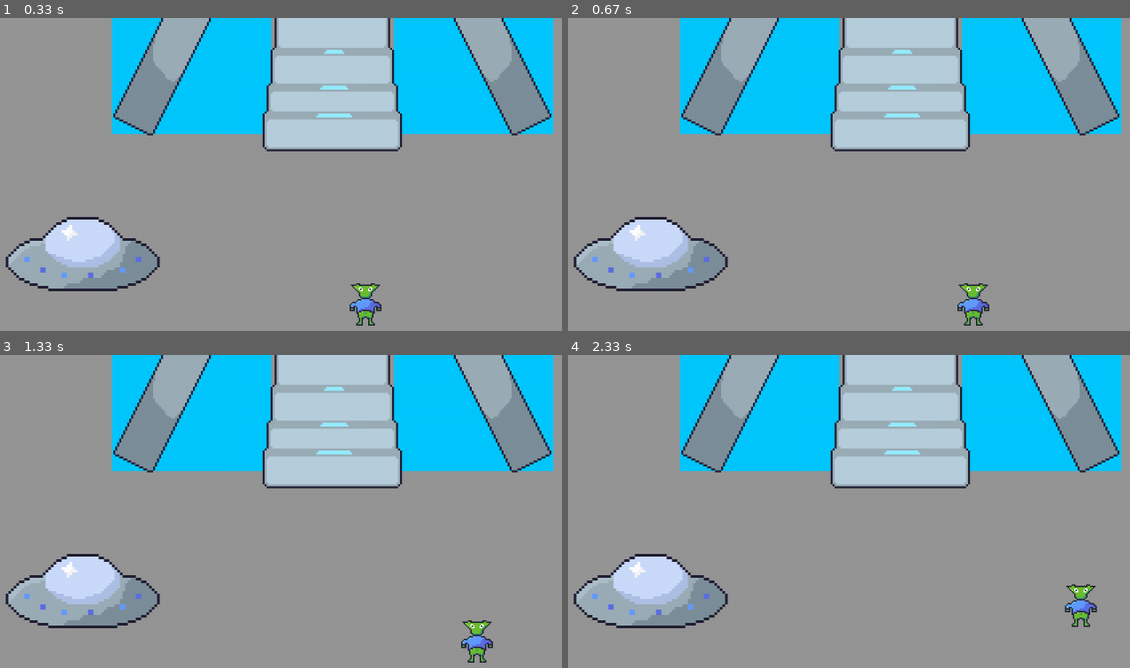
Above: before the commit, frames 1-4 (two rows, left to right).
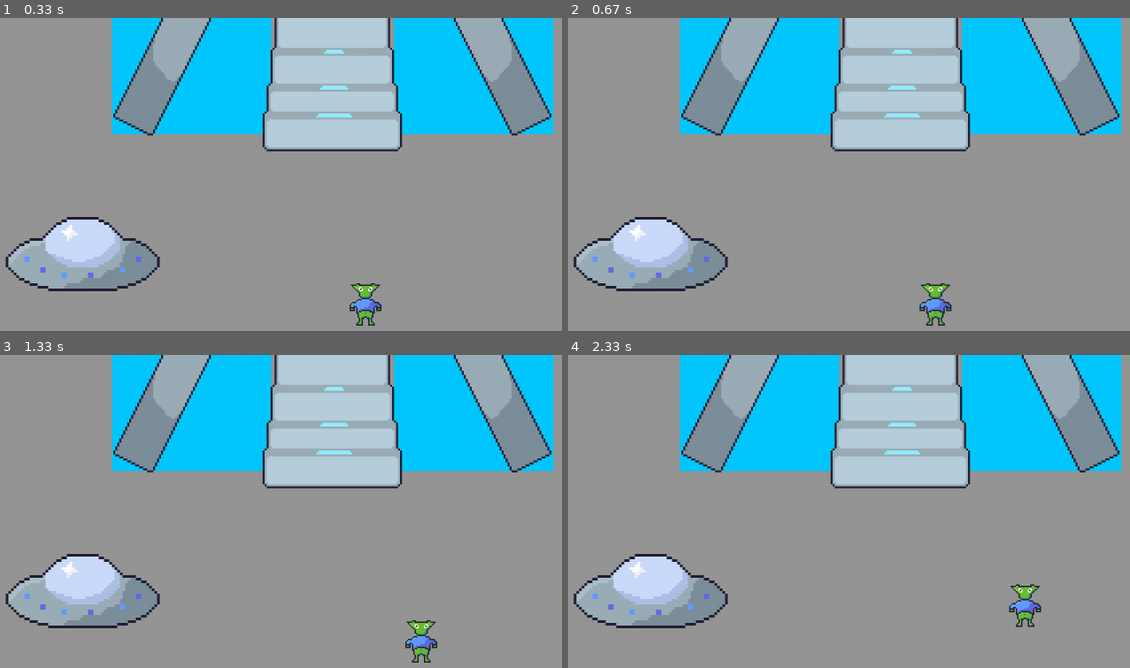
Above: after the commit, the same moments.

Repository: pixl0u/PyGame-spill
Game: pygame game, started from bevegelse.py
Same seed, same stepped clock (60 frames per second), same inputs: the game is played once before the commit and once after it.
Inputs:
- Up to frame 1 (0.33 s): no input
- Up to frame 2 (0.67 s): hold K from 0.33 s (still down); hold D from 0.33 s (still down)
- Up to frame 3 (1.33 s): release K at 0.8 s; release D at 0.8 s; hold D 0.83-1.3 s
- Up to frame 4 (2.33 s): hold W 1.33-1.63 s; hold D 1.67-2.13 s; hold A from 2.17 s (still down)

Frame 1 is identical in both runs. In frame 2, 1.0% of the frame differs, in the area x 62-75%, y 84-99%; in frame 3, 0.9%; in frame 4, 1.0%.

Commit message:
merget sammen alle i bevegelse og lagde classes til deg og fiendene

Diff:
--- a/bevegelse.py
+++ b/bevegelse.py
@@ -72,12 +72,48 @@
             and self.rect.collidepoint(event.pos)
         )
 
+class human:
+    def __init__(self,name,move1,move2,move3,move4,phealth,image):
+        self.name = name
+        self.move1 = move1
+        self.move2 = move2
+        self.move3 = move3
+        self.move4 = move4
+        self.phealth = phealth
+        self.image =  pygame.image.load(image)
+
+class enemy:
+    def __init__(self,name,damage,ehealth,image):
+        self.name = name
+        self.damage = damage
+        self.ehealth = ehealth
+        self.image =  pygame.image.load(image)
+
+
+enemys = [
+    enemy('buff',20,225,'images/enemybuff.png'),
+    enemy('fat',20,225,'images/enemyfat.png'),
+    enemy('human',20,225,'images/enemyhuman.png'),
+    enemy('mutant',20,225,'images/enemymutant.png'),
+    enemy('slim',20,225,'images/enemyslim.png')
+]
+
+humans = [
+    human('cow','Milksplash','Moo','Blind','Drink milk',125,'images/humancow.png'),
+    human('suit','Moneyspread','Bag throw','Punch','Block',175,'images/humansuit.png'),
+    human('nerd','Fall down','Super jump','Dodge','Power up',150,'images/human2.png'),
+    human('hoodie','Stab','Slash','Punch','Hide',225,'images/humanhoodie.png'),
+    human('fire','Axe chop','Slash','Fireball','Block',250,'images/humanfire.png'),
+    human('human','Punch','Kick','Dodge','Block',200,'images/human.png')
+]
+player = humans[0]  # cow
+enemy1 = enemys[0]  # buff
 # Create buttons
 buttons = [
-    Button("Stab", 905, 500, 129*2, 65*2),
-    Button("Slice", 905, 625, 129*2, 65*2),
-    Button("Poison", 650, 500, 129*2, 65*2),
-    Button("Sheild", 650, 625, 129*2, 65*2)
+    Button(player.move1, 905, 500, 129*2, 65*2),
+    Button(player.move2, 905, 625, 129*2, 65*2),
+    Button(player.move3, 650, 500, 129*2, 65*2),
+    Button(player.move4, 650, 625, 129*2, 65*2)
 ]
 te = 100
 angle = 0
@@ -109,33 +145,36 @@
 
 
 
-
-        alien_rect.x = playerpos.x
-        alien_rect.y = playerpos.y
-
-        ufo_rect.x = 90
-        ufo_rect.y = 300
+        if level=='bev':
+            alien_rect.x = playerpos.x
+            alien_rect.y = playerpos.y
+
+            ufo_rect.x = 90
+            ufo_rect.y = 300
     # Key presses
-        keys = pygame.key.get_pressed()
-        if keys[pygame.K_a]:
-            playerpos.x -= speed
-            if alien_rect.colliderect(wall1) or alien_rect.colliderect(wall2):
-                playerpos.x += 20
-        if keys[pygame.K_d]:
-            playerpos.x += speed
-            if alien_rect.colliderect(wall1) or alien_rect.colliderect(wall2):
-                playerpos.x -= 20
-        if keys[pygame.K_w]:
-            playerpos.y -= speed
-            if alien_rect.colliderect(wall1) or alien_rect.colliderect(wall2):
-                playerpos.y += 20
-        if keys[pygame.K_s]:
-            playerpos.y += speed
-            if alien_rect.colliderect(wall1) or alien_rect.colliderect(wall2):
-                playerpos.y -= 20
-
-
-        if level=='col':
+            keys = pygame.key.get_pressed()
+            if keys[pygame.K_a]:
+             playerpos.x -= speed
+             if alien_rect.colliderect(wall1) or alien_rect.colliderect(wall2):
+                    playerpos.x += 20
+            if keys[pygame.K_d]:
+                playerpos.x += speed
+                if alien_rect.colliderect(wall1) or alien_rect.colliderect(wall2):
+                    playerpos.x -= 20
+            if keys[pygame.K_w]:
+                playerpos.y -= speed
+                if alien_rect.colliderect(wall1) or alien_rect.colliderect(wall2):
+                    playerpos.y += 20
+            if keys[pygame.K_s]:
+                playerpos.y += speed
+                if alien_rect.colliderect(wall1) or alien_rect.colliderect(wall2):
+                    playerpos.y -= 20
+
+#---------------------------------------------------------------------------------
+# collection
+#---------------------------------------------------------------------------------
+
+        elif level=='col':
             keys = pygame.key.get_pressed()
             if keys[pygame.K_SPACE]:
                 print('nei')
@@ -151,6 +190,10 @@
                     speed=speed*-1
                 elif x< 0:
                     speed=3
+
+#---------------------------------------------------------------------------------
+# combat
+#---------------------------------------------------------------------------------
         elif level=="com":
             healthbar=pygame.Rect(200, 150, te*2, 50)
 
@@ -250,17 +293,21 @@
 
     # Drawing
         screen.fill((150, 150, 150))  # background
-        pygame.draw.rect(screen, (0,200,255), wall1)
-        pygame.draw.rect(screen, (0,200,255), wall2)
-        pygame.draw.rect(screen, (0,200,255), wall1)
-        screen.blit(background, (0,0))
-        screen.blit(alien, (playerpos.x,playerpos.y))
-        screen.blit(ufo2, (90,300))
+        if level =='bev':
+            pygame.draw.rect(screen, (0,200,255), wall1)
+            pygame.draw.rect(screen, (0,200,255), wall2)
+            pygame.draw.rect(screen, (0,200,255), wall1)
+            screen.blit(background, (0,0))
+            screen.blit(alien, (playerpos.x,playerpos.y))
+            screen.blit(ufo2, (90,300))
 
 
         if level=="col":
             screen.blit(current_image,(x,y))
         if level=="com":
+
+            screen.blit(player.image, (100, 400))
+            screen.blit(enemy1.image, (800, 400))
             screen.blit(top,(905,500))
             screen.blit(top2,(650,500))
             screen.blit(bot,(905,625))
@@ -293,6 +340,11 @@
         elif alien_rect.colliderect(ufo_rect):
            level="col"
 
+        keys = pygame.key.get_pressed()
+        if keys[pygame.K_k]:
+                level='bev'
+                playerpos.x = 600
+                playerpos.y = 400
 
 
         pygame.display.flip()
--- a/combat.py
+++ b/combat.py
@@ -91,13 +91,14 @@
                     te=te-10
                     if k<=0:
                         poison=0
-                if phealth<=0 or x==0:
+                if phealth<=0 or g<=0:
                     if phealth<=0:
                         print('du tapte')
-                    elif x==0:
+                    elif g<=0:
                         print('du vant')
                 else:
                     damage=random.randint(1,10)
+
                     phealth=phealth-damage
                     if button.text == 'Stab':
                         if te<=0:
Not shown, changed: README.md
Binary file added: images/enemybuff.png
Binary file added: images/enemyfat.png
Binary file added: images/enemyhuman.png
Binary file added: images/enemymutant.png
Binary file added: images/enemyslim.png
Binary file added: images/human.png
Binary file added: images/human2.png
Binary file added: images/humancow.png
Binary file added: images/humanfire.png
Binary file added: images/humanhoodie.png
Binary file added: images/humansuit.png
